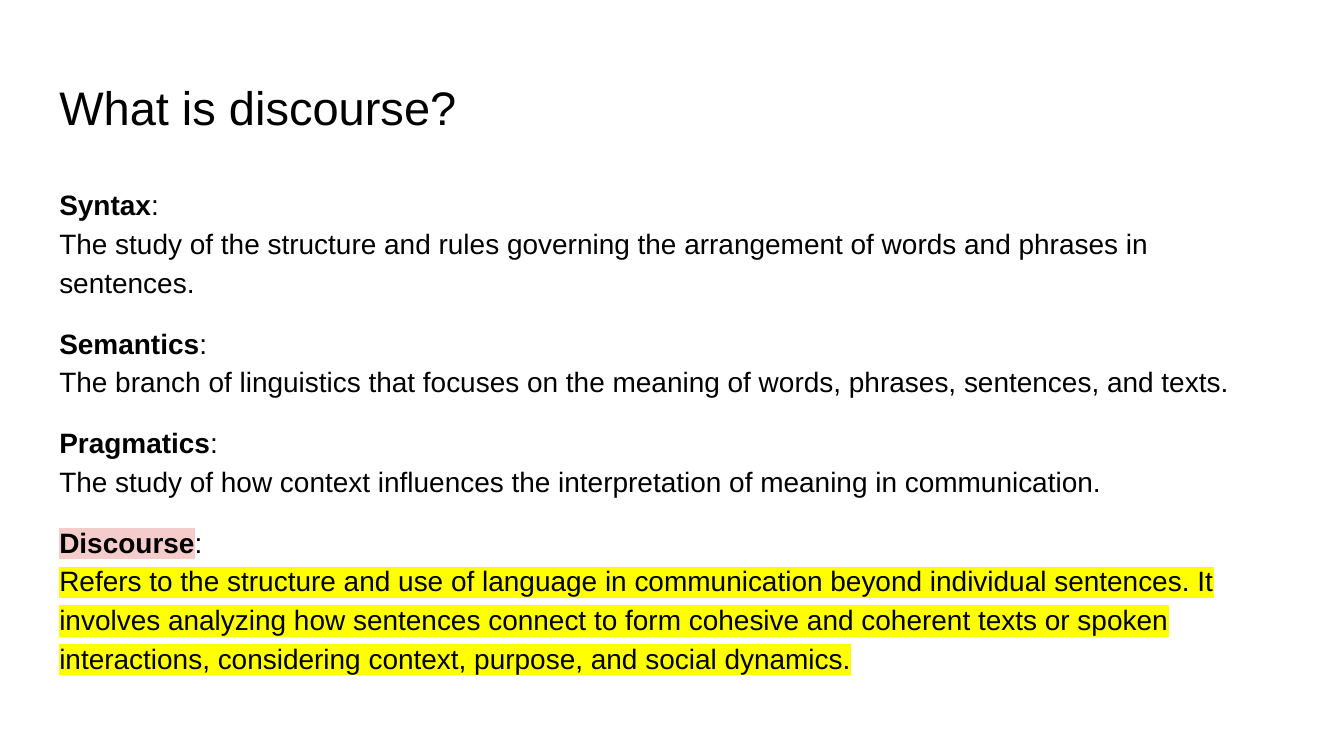
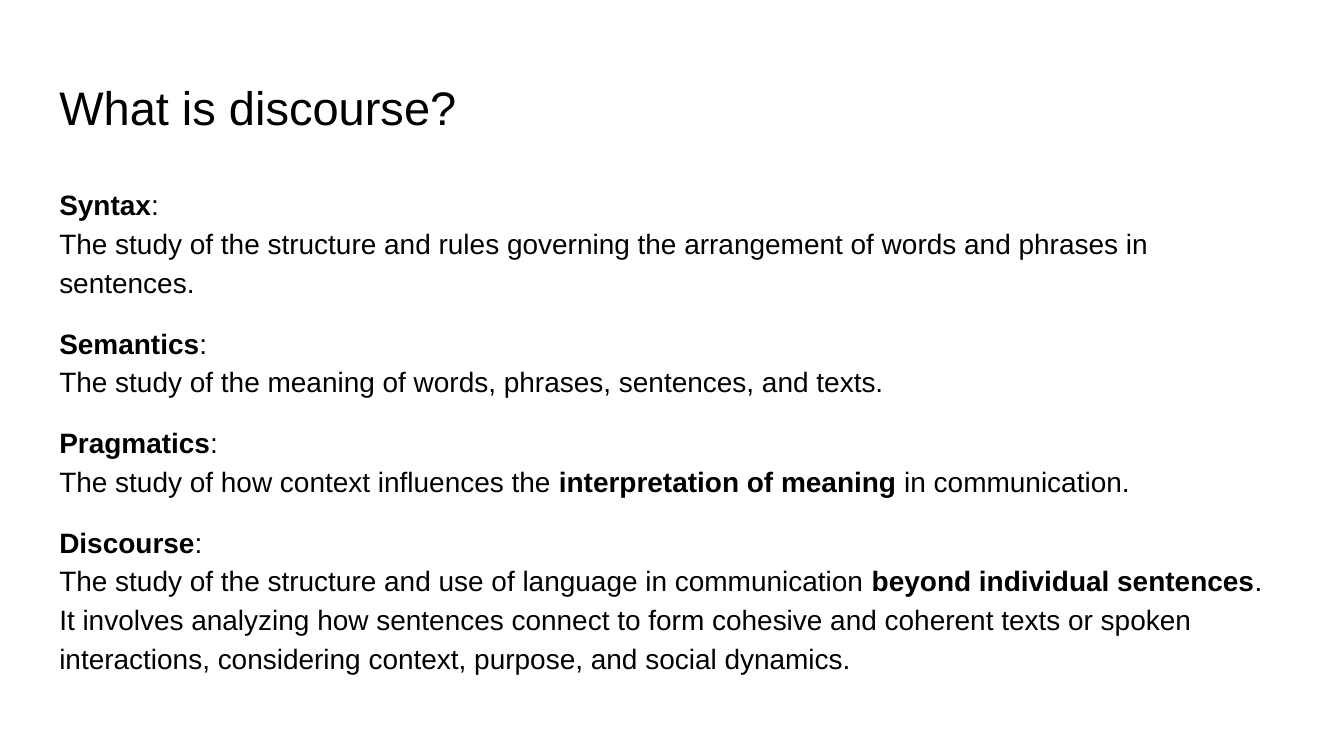
Before and after one commit to jonmay/USC-CS662, a slide deck: slide 3 of assets/files/discourse.pptx. Drawn at 1344x756 pixels with LibreOffice and Linux fonts; fonts in the diff are those of the drawing. Boxes give left, top, right and bottom in pixels: in the first picture for what was removed or moved away, otherwise in the second. Text is boxed around its words. In the diff, an @@ line names an element or a change of style, - is before the commit and + after.

Commit message:
tweak what i want to present about discourse

```diff
--- a/assets/files/discourse.pptx
+++ b/assets/files/discourse.pptx
@@ text at box(59, 333, 883, 397): text changed @@
-Semantics:
-The branch of linguistics that focuses on the meaning of words, phrases, sentences, and texts.
+Semantics:
+The study of the meaning of words, phrases, sentences, and texts.
@@ text at box(59, 432, 1130, 497): bold on in "interpretation of meaning" @@
@@ text at box(59, 532, 1262, 674): text changed @@
-Discourse:
-Refers to the structure and use of language in communication beyond individual sentences. It involves analyzing how sentences connect to form cohesive and coherent texts or spoken interactions, considering context, purpose, and social dynamics.
+Discourse:
+The study of the structure and use of language in communication beyond individual sentences. It involves analyzing how sentences connect to form cohesive and coherent texts or spoken interactions, considering context, purpose, and social dynamics.
```
Also in this commit, not shown: 28 other slides changed, 11 slides added, 1 slide removed.
